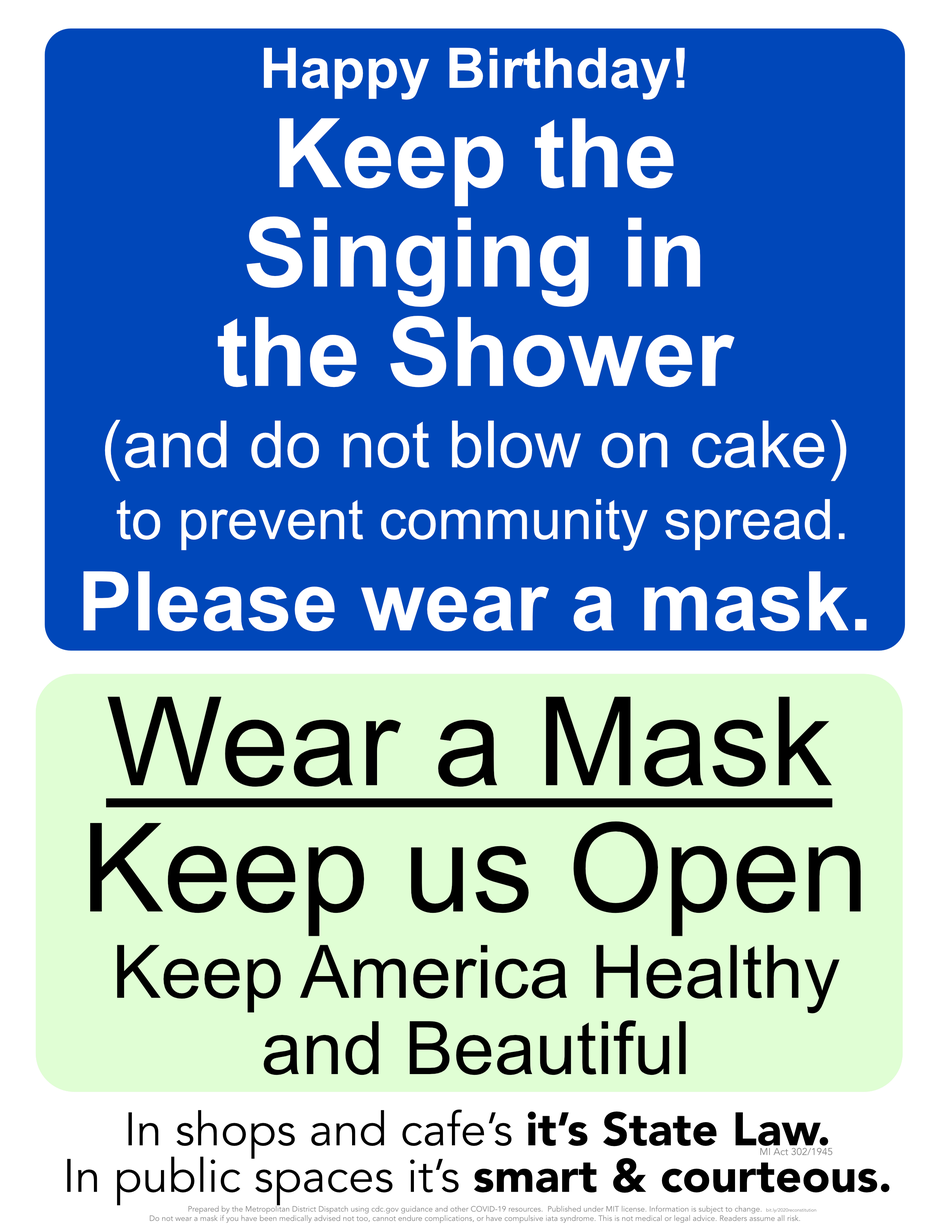
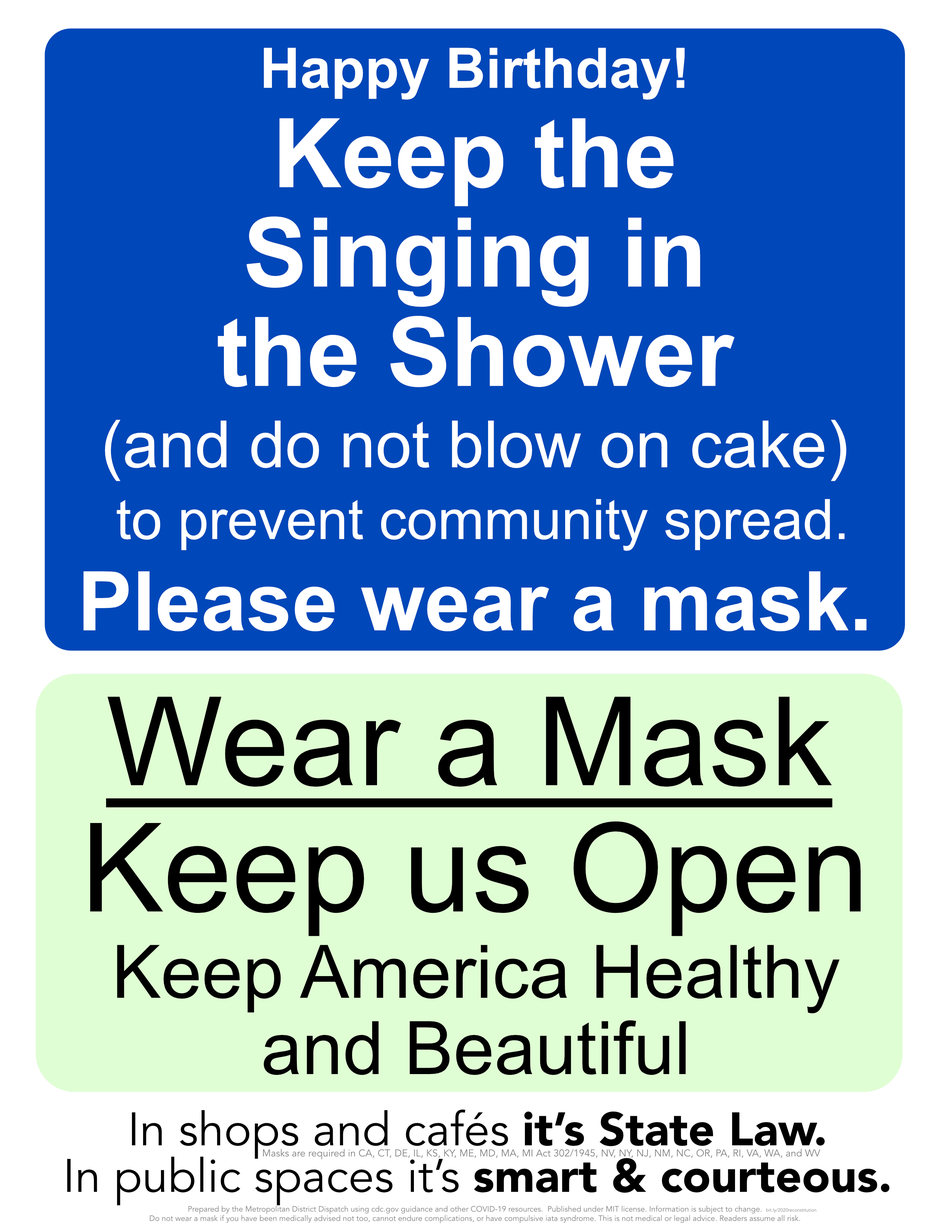
Layers edited between the first and the second 950 x 1229 image:
painted on (unnamed layer) (6th of 15, in (unnamed layer)) over [262, 1148, 833, 1160]
painted on (unnamed layer) (7th of 15, in (unnamed layer)) over [128, 1109, 829, 1160]
